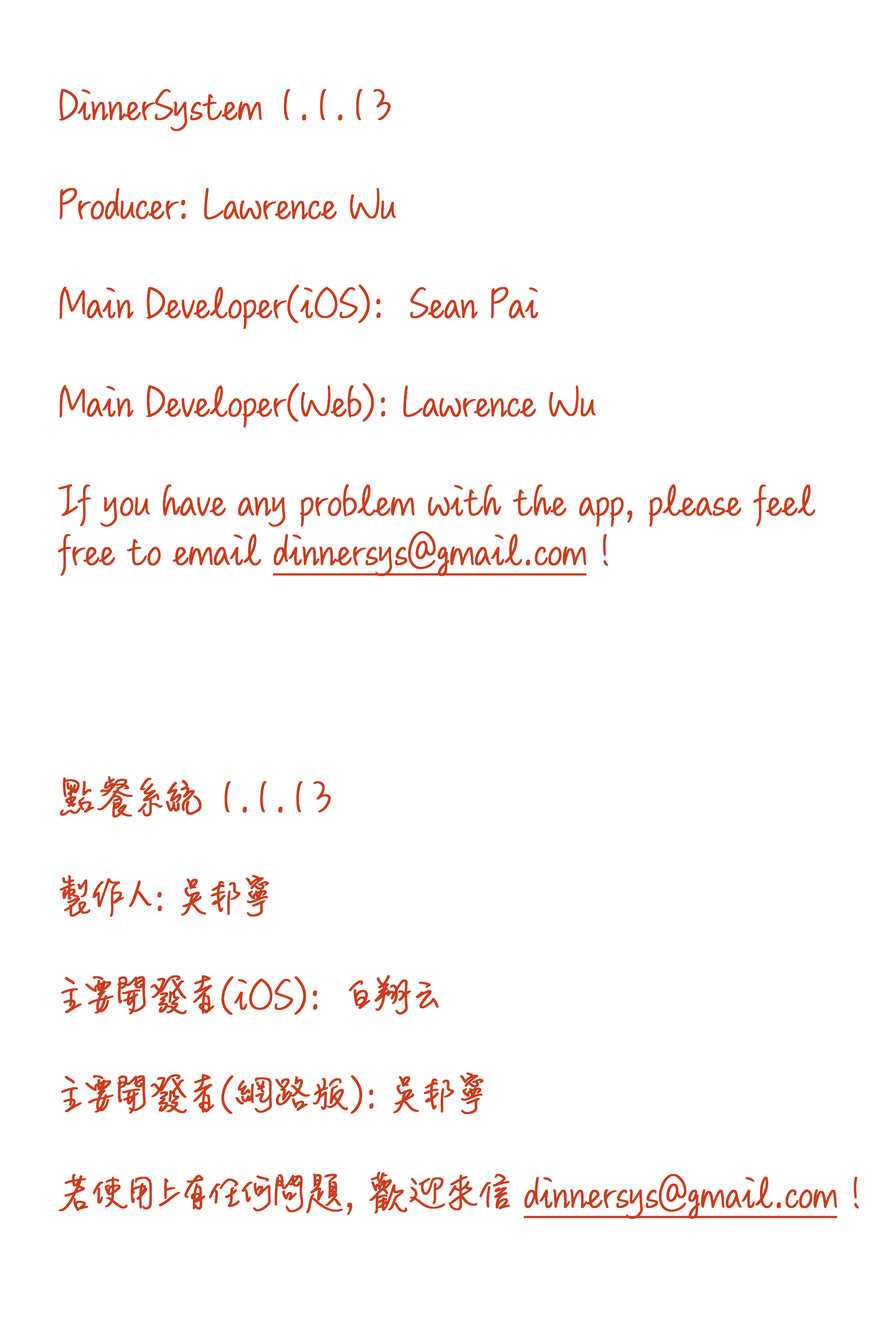
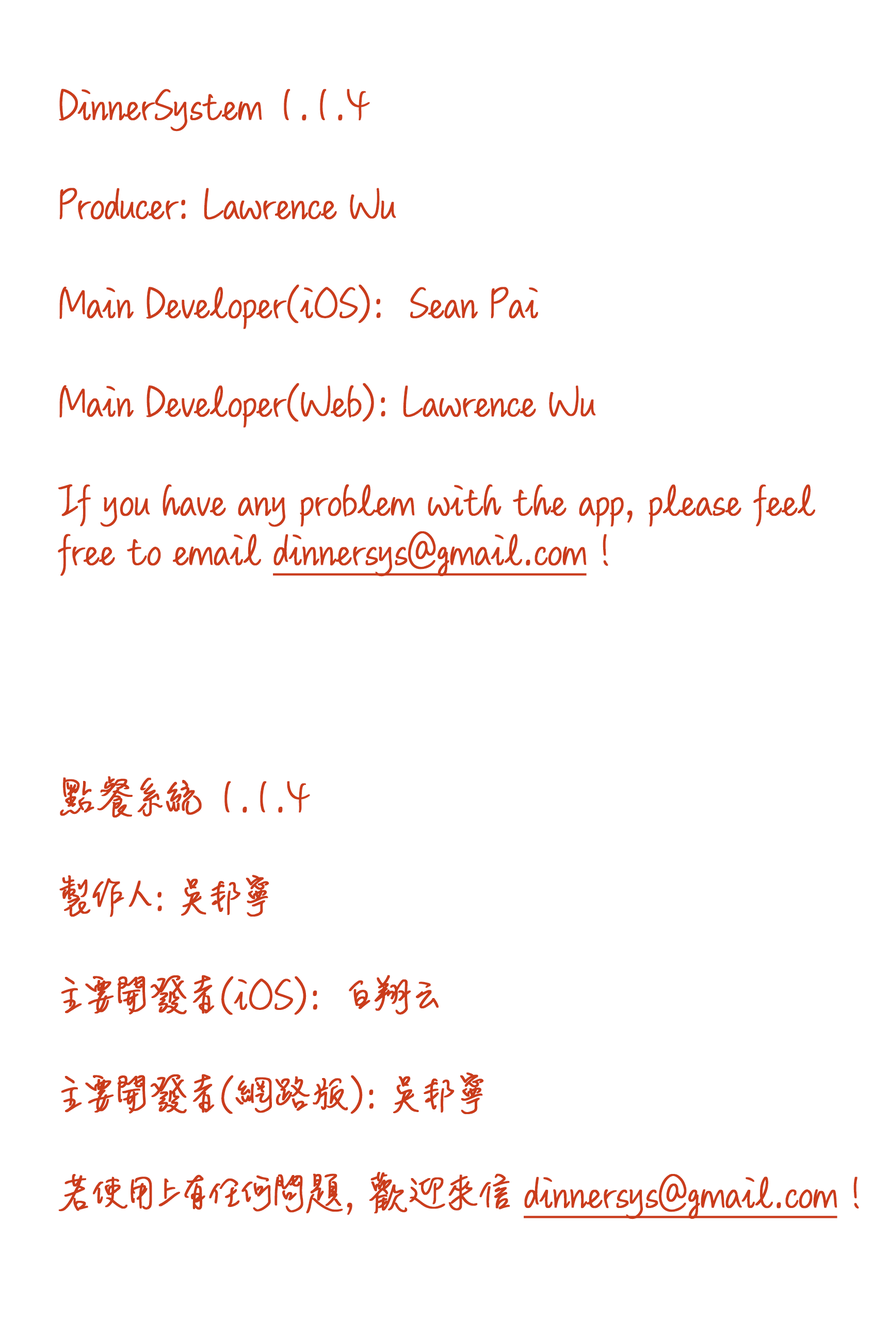
Two versions of the same layered image (890x1339). Layer-by-layer changes:
renamed "DinnerSystem 1.1.13 Producer: Lawrence Wu Main Developer(iOS)" to "DinnerSystem 1.1.4 Producer: Lawrence Wu Main Developer(iOS):", painted on it over left=286, top=88, right=391, bottom=813
